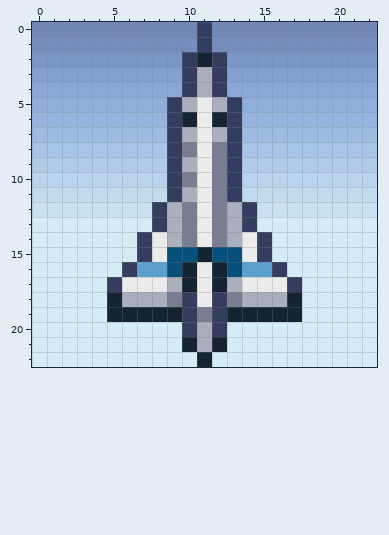
Edited in one commit: pixel-art sprite (Assets/Assets/Icon.png). The picture above is the old version.
The file is 23x23 pixels. Colours within 5 levels of each other are drawn and written as one.
The same view after the edit:
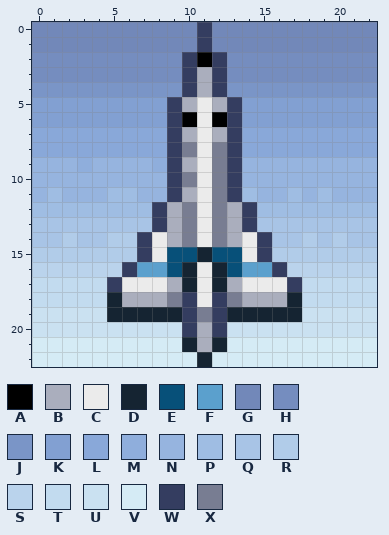
Palette (. is transparent): A #000000  B #aaaebd  C #ebebeb  D #152432  E #075079  F #5ba0cd  G #7288b9  H #758dbf  J #7a95c7  K #82a0d2  L #89a8d9  M #8faedc  N #96b4df  P #9fbde3  Q #a8c4e6  R #b1cce9  S #bad3ec  T #c2dbef  U #cae1f1  V #d5ebf5  W #343d60  X #787d92
Diff:
Colour D gives way to colour A in row 2 at x 11; in row 6 at x 10 and 12.
Colour H gives way to colour G in row 1 at x 0 to 10 and 12 to 22.
Colour J gives way to colour H in row 2 at x 0 to 9 and 13 to 22.
Colour K gives way to colour H in row 3 at x 0 to 9 and 13 to 22.
Colour L gives way to colour J in row 4 at x 0 to 9 and 13 to 22.
Colour M gives way to colour K in row 5 at x 0 to 8 and 14 to 22.
Colour N gives way to colour K in row 6 at x 0 to 8 and 14 to 22.
Colour P gives way to colour L in row 7 at x 0 to 8 and 14 to 22.
Colour Q gives way to colour L in row 8 at x 0 to 8 and 14 to 22.
Colour R gives way to colour M in row 9 at x 3 and 8.
Colour R gives way to colour N in row 9 at x 0 to 2, 4 to 7 and 14 to 22.
Colour S gives way to colour N in row 10 at x 0 to 8 and 14 to 22.
Colour T gives way to colour N in row 11 at x 0, 2 to 4, 7 to 8, 15 to 16, 18 and 20 to 22.
Colour T gives way to colour P in row 11 at x 1, 5 to 6, 14, 17 and 19.
Colour U gives way to colour P in row 12 at x 0 to 7 and 15 to 22.
Colour V gives way to colour Q in row 13 at x 0 to 7 and 15 to 22; in row 14 at x 0 to 1, 3 to 4, 16 to 17, 19 and 21 to 22.
Colour V gives way to colour R in row 14 at x 2, 5 to 6, 18 and 20; in row 15 at x 0 to 6 and 16 to 22.
Colour V gives way to colour S in row 16 at x 0 to 5 and 17 to 22.
Colour V gives way to colour T in rows 17 to 18 at x 0 to 4 and 18 to 22.
Colour V gives way to colour U in row 19 at x 0 to 4 and 18 to 22; in row 20 at x 0 to 9 and 13 to 22.
Pixel boxes of the changes (left, top, right, bottom) in both pictures:
changed: (32, 37, 377, 337)
